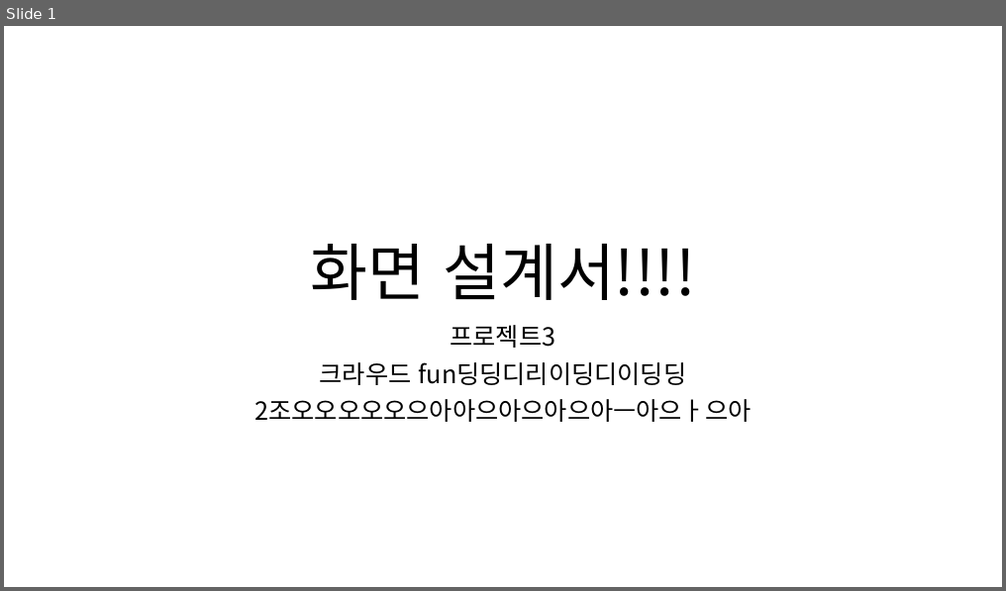
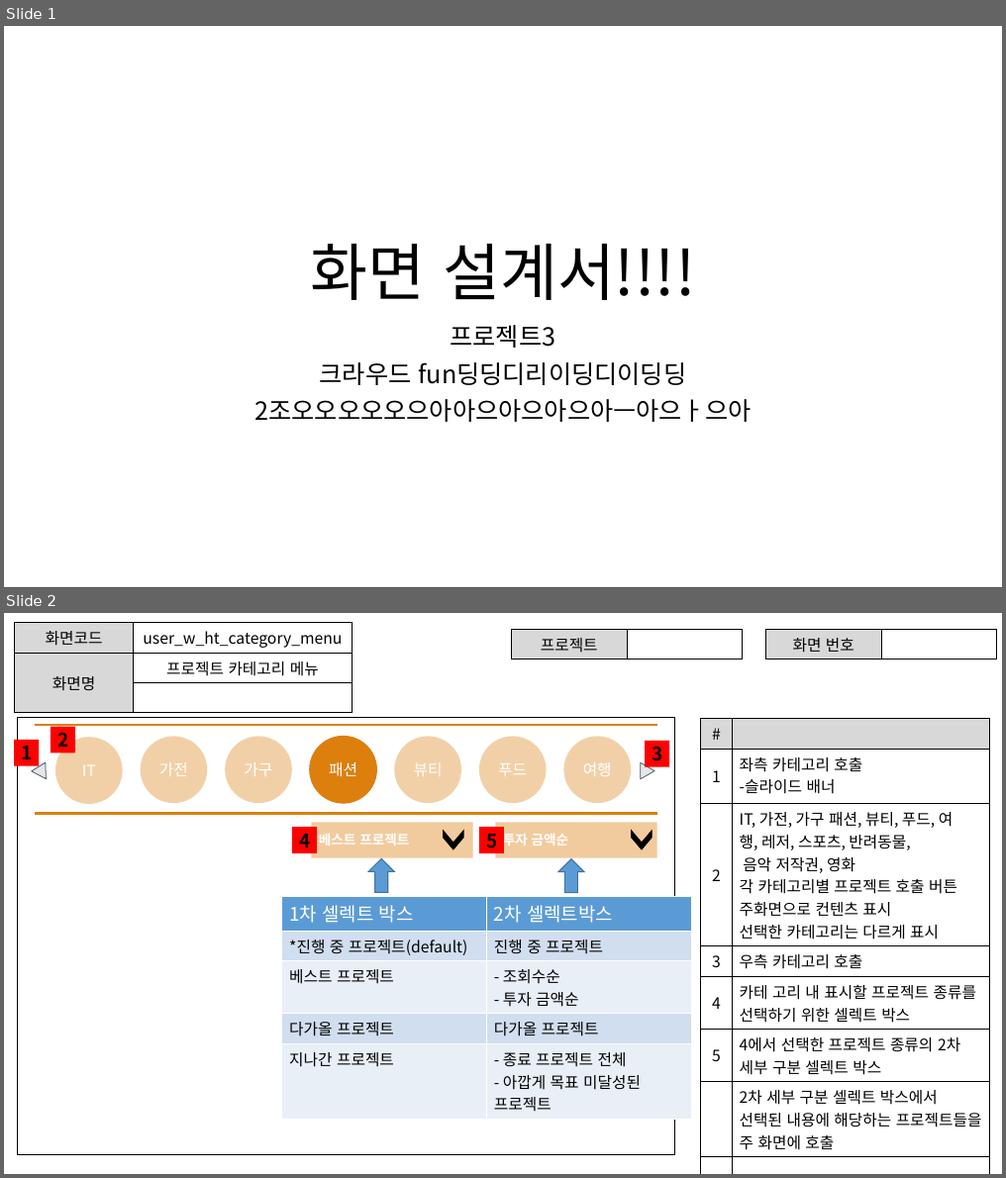
Before and after one commit to ezenteam2/EzenCrowdFunding, a slide deck: project03 화면설계서/0228 발표용 project03 - 화면 설계서 - 현태.pptx. Shown one above the other, each under a label of ours: slide 1 before the commit, slides 1 and 2 after it. The pictures are 1006x591 and 1006x1178 pixels, drawn with LibreOffice and Linux fonts; fonts in the diff are those of the drawing. Boxes give left, top, right and bottom in pixels: in the first picture for what was removed or moved away, otherwise in the second. Text is boxed around its words. In the diff, an @@ line names an element or a change of style, - is before the commit and + after.

```diff
--- a/project03 화면설계서/0228 발표용 project03 - 화면 설계서 - 현태.pptx
+++ b/project03 화면설계서/0228 발표용 project03 - 화면 설계서 - 현태.pptx
@@ slide 2 added at [4, 613, 1002, 1174], background #FFFFFF @@
@@ table added at [15, 623, 352, 701], 3 rows, 2 columns @@
+화면코드 | user_w_ht_category_menu
+화면명 | 프로젝트 카테고리 메뉴
+ | 
@@ table added at [512, 630, 743, 656], 1 rows, 2 columns @@
+프로젝트 | 
@@ table added at [766, 630, 997, 657], 1 rows, 2 columns @@
+화면 번호 | 
@@ table added at [701, 719, 990, 1169], 8 rows, 2 columns @@
+# | 
+1 | 좌측 카테고리 호출 / -슬라이드 배너
+2 | IT, 가전, 가구 패션, 뷰티, 푸드, 여행, 레저, 스포츠, 반려동물, 음악 저작권, 영화 / 각 카테고리별 프로젝트 호출 버튼 / 주화면으로 컨텐츠 표시 / 선택한 카테고리는 다르게 표시
+3 | 우측 카테고리 호출
+4 | 카테 고리 내 표시할 프로젝트 종류를 선택하기 위한 셀렉트 박스
+5 | 4에서 선택한 프로젝트 종류의 2차 세부 구분 셀렉트 박스
+ | 2차 세부 구분 셀렉트 박스에서 선택된 내용에 해당하는 프로젝트들을 주 화면에 호출
+ | 
@@ group added at [14, 717, 674, 1155]: 7 ellipses, 6 rectangles, 2 lines, 2 triangles, 1 chevron @@
+IT
+가전
+여행
+푸드
+뷰티
+패션
+가구
+3
+2
+1
+베스트 프로젝트
+4
@@ rectangle added at [479, 827, 504, 854], fill #FF0000, 18 pt, text #000000, bold @@
+5
@@ rectangle added at [496, 823, 657, 859], fill #DC7F0D at 40% opacity, 13 pt, text #FFFFFF, bold @@
+투자 금액순
@@ chevron added at [632, 831, 651, 850], fill #000000, outline #000000 1 pt @@
@@ down arrow added at [368, 859, 395, 892], fill #5B9BD5, outline #43739E 1 pt @@
@@ down arrow added at [558, 860, 585, 893], fill #5B9BD5, outline #43739E 1 pt @@
@@ table added at [282, 896, 690, 1116], 5 rows, 2 columns @@
+1차 셀렉트 박스 | 2차 셀렉트박스
+*진행 중 프로젝트(default) | 진행 중 프로젝트
+베스트 프로젝트 | - 조회수순 / - 투자 금액순
+다가올 프로젝트 | 다가올 프로젝트
+지나간 프로젝트 | - 종료 프로젝트 전체 / - 아깝게 목표 미달성된 프로젝트
```
Also in this commit, not shown: 23 other slides added, 2 other files.
